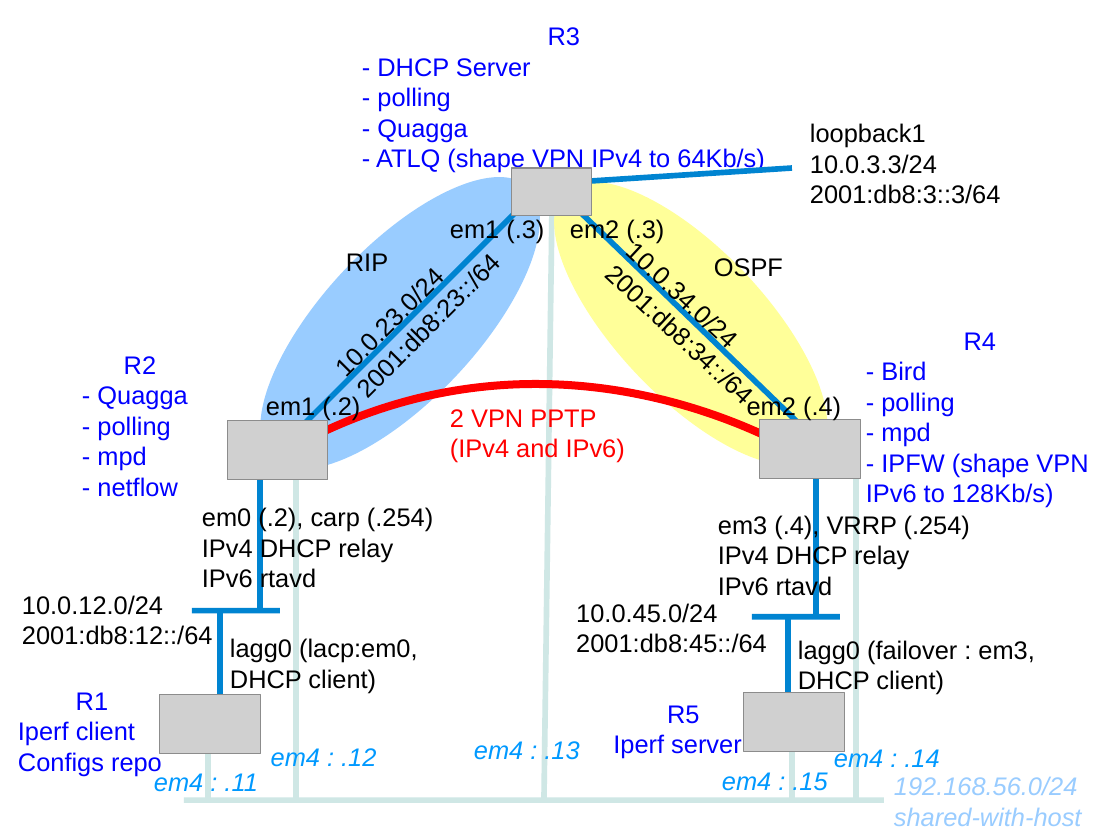
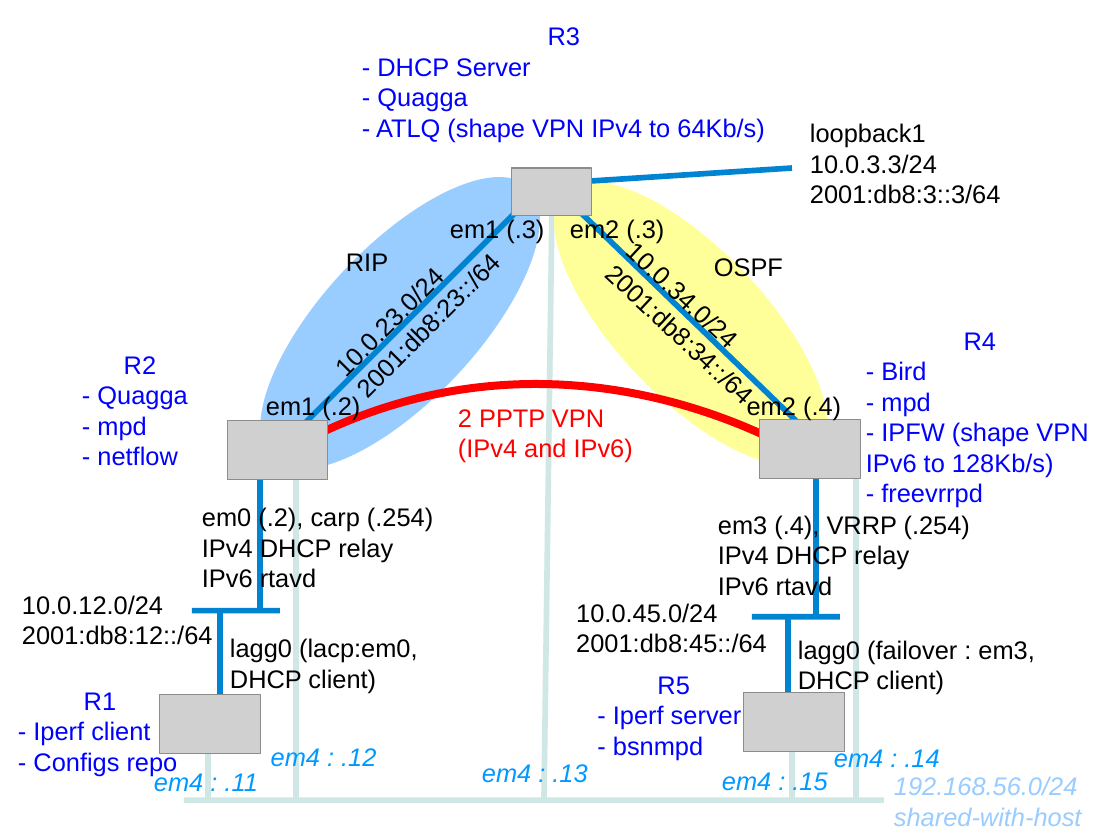
Before and after one commit to ocochard/BSDRP, a slide deck: slide 11 of trunk/docs/labs.examples.odp. Drawn at 1120x840 pixels with LibreOffice and Linux fonts; fonts in the diff are those of the drawing; grey boxes stand for pictures. Boxes give left, top, right and bottom in pixels: in the first picture for what was removed or moved away, otherwise in the second. Text is boxed around its words. In the diff, an @@ line names an element or a change of style, - is before the commit and + after.

```diff
--- a/trunk/docs/labs.examples.odp
+++ b/trunk/docs/labs.examples.odp
@@ text at (377,87,450,112): paragraph removed @@
-- polling
@@ text at (97,416,170,440): paragraph removed @@
-- polling
@@ text "2 PPTP VPN": place and size @@
-text "2 PPTP VPN" at (450,406,625,463)
+text "2 PPTP VPN" at (458,409,633,463)
@@ text at (458,409,604,427): text changed @@
-2 VPN PPTP
+2 PPTP VPN
@@ text at (881,392,954,416): paragraph removed @@
-- polling
@@ text at (881,483,983,508): paragraph added @@
+- freevrrpd
@@ text "R5": place and size @@
-text "R5" at (613,705,742,759)
+text "R5" at (613,676,742,760)
@@ text at (613,705,742,760): text changed @@
-Iperf server
+- Iperf server
+- bsnmpd
@@ text at (33,721,178,776): text changed @@
-Iperf client
-Configs repo
+- Iperf client
+- Configs repo
@@ text "em4 : .13" rewrapped from (474,739,579,765) to (482,764,587,783) @@
```
Also in this commit, not shown: 3 other slides changed, 2 slides added, 5 other files.
